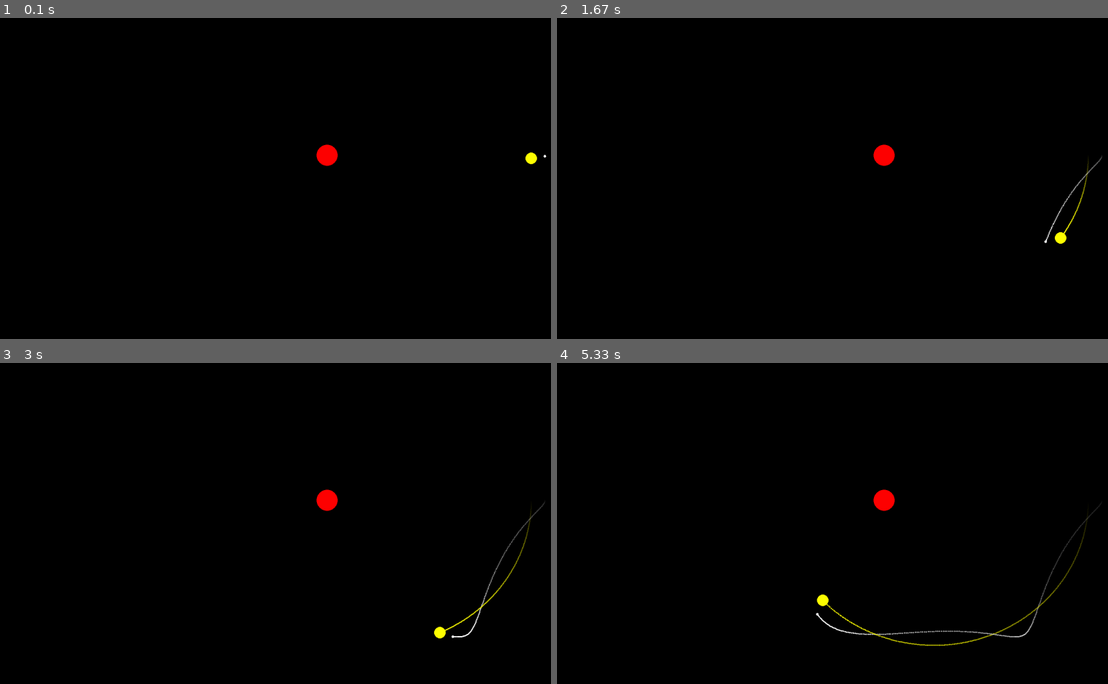
Above: before the commit, frames 1-4 (two rows, left to right).
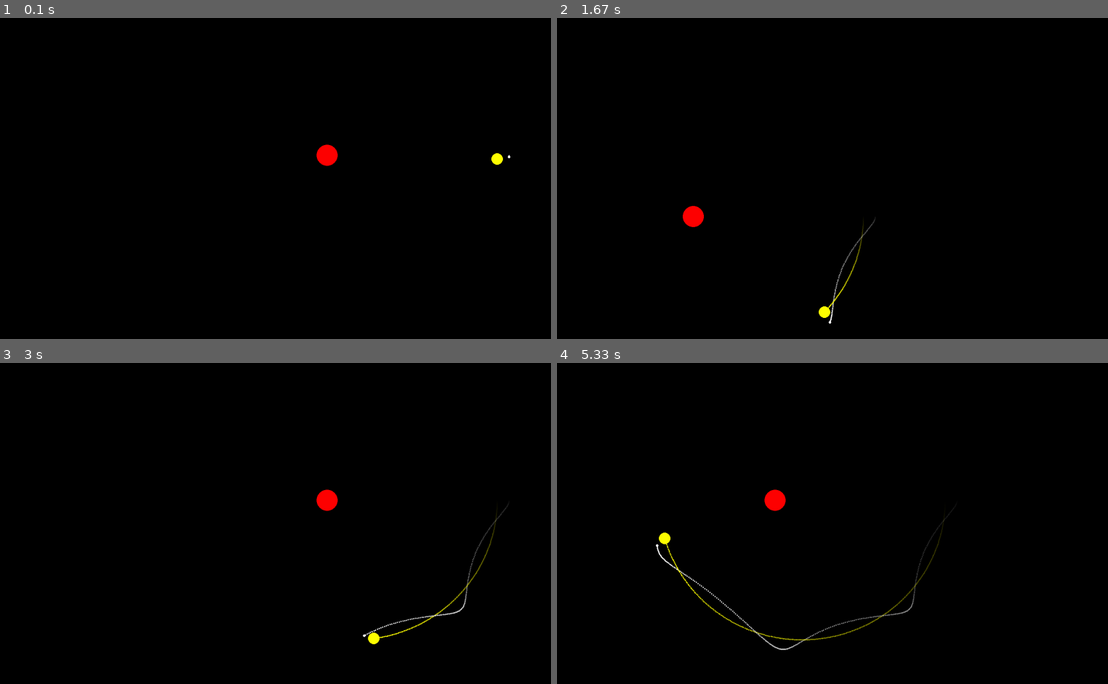
Above: after the commit, the same moments.

Repository: mutleyboy99/GravitySimulationPygame
Game: pygame game, started from main.py
Two runs of this game, one before a commit and one after it. Both use one fixed random seed, a clock stepped at 60 frames per second and the inputs below.
Inputs:
- Up to frame 1 (0.1 s): no input
- Up to frame 2 (1.67 s): hold Right 0.33-0.8 s; hold Up 0.83-1.13 s; tap = at 0.98 s; hold Right 1.17-1.63 s
- Up to frame 3 (3 s): hold Left 1.67-2.2 s; tap - at 1.82 s; hold Down 2.23-2.53 s; tap = at 2.38 s; hold Left 2.57-2.97 s
- Up to frame 4 (5.33 s): hold Up 3-3.37 s; tap - at 3.15, 4.62 s; hold Right 3.4-4.03 s; tap = at 3.55, 5.12 s; hold Down 4.07-4.43 s; hold Left 4.47-4.93 s; hold Right from 4.97 s (still down)

The runs differ from the first frame. In frame 1, 0.1% of the frame differs, in the area x 89-100%, y 41-46%; in frame 2, 0.9%; in frame 3, 0.7%; in frame 4, 1.7%, in the area x 17-99%, y 39-90%.

Commit message:
added ability to move camera

Diff:
--- a/main.py
+++ b/main.py
@@ -16,6 +16,7 @@
 points = []
 MAXPOINTS = 1000
 stepsize = 100
+offset = pygame.Vector2(0, 0)
 
 GRAVITY = 0.000667
 
@@ -27,7 +28,7 @@
     pygame.draw.circle(shape_surf, colour, (radius, radius), radius)
     surface.blit(shape_surf, target_rect)
 
-class Object:
+class PhysicsObject:
     def __init__(self, position, mass, density, velocity, colour, gravity = True):
         self.velocity = velocity
         self.colour = colour
@@ -39,7 +40,7 @@
         objects.append(self)
 
     def draw(self):
-        pygame.draw.circle(screen, self.colour, self.position, self.radius)
+        pygame.draw.circle(screen, self.colour, self.position + offset, self.radius)
         #pygame.draw.line(screen, self.colour, self.position+self.velocity, self.position+self.velocity * 200)
 
     def move(self, step_size):
@@ -68,9 +69,9 @@
 
 
 if __name__ == "__main__":
-    Object(center, 1000000, 1000, pygame.Vector2(0,0), (255, 0, 0), False)
-    Object(center+pygame.Vector2(640, 0), 10, 0.5, pygame.Vector2(0,0.2), (255, 255, 255))
-    Object(center+pygame.Vector2(600, 0), 15000, 50, pygame.Vector2(0,0.5), (255, 255, 0))
+    PhysicsObject(center, 1000000, 1000, pygame.Vector2(0, 0), (255, 0, 0), False)
+    PhysicsObject(center+pygame.Vector2(535, 0), 10, 0.5, pygame.Vector2(0,0.3), (255, 255, 255))
+    PhysicsObject(center+pygame.Vector2(500, 0), 15000, 50, pygame.Vector2(0,0.6), (255, 255, 0))
 
 
     keys = pygame.key.get_pressed()
@@ -84,6 +85,16 @@
             stepsize -= 10
         if keys[pygame.K_EQUALS] and not prev_keys[pygame.K_EQUALS]:
             stepsize += 10
+        if keys[pygame.K_UP]:
+            offset += pygame.Vector2(0, 10)
+        if keys[pygame.K_DOWN]:
+            offset -= pygame.Vector2(0, 10)
+        if keys[pygame.K_LEFT]:
+            offset += pygame.Vector2(10, 0)
+        if keys[pygame.K_RIGHT]:
+            offset -= pygame.Vector2(10, 0)
+
+
 
         for event in pygame.event.get():
             if event.type == pygame.QUIT:
@@ -91,12 +102,13 @@
 
         screen.fill("black")
 
-        for item in objects:
-            item.move(stepsize)
         for point in points:
             radius = float(10 * (points.index(point) / (len(points) - 1))) if len(points) > 1 else 255
             opacity = int(255 * (points.index(point) / (len(points) - 1))) if len(points) > 1 else 255
-            draw_circle_alpha(screen, (point[1][0], point[1][1], point[1][2], opacity), point[0], 2)
+            draw_circle_alpha(screen, (point[1][0], point[1][1], point[1][2], opacity), point[0] + offset, 2)
+        for item in objects:
+            item.move(stepsize)
+
 
         pygame.display.flip()
 
